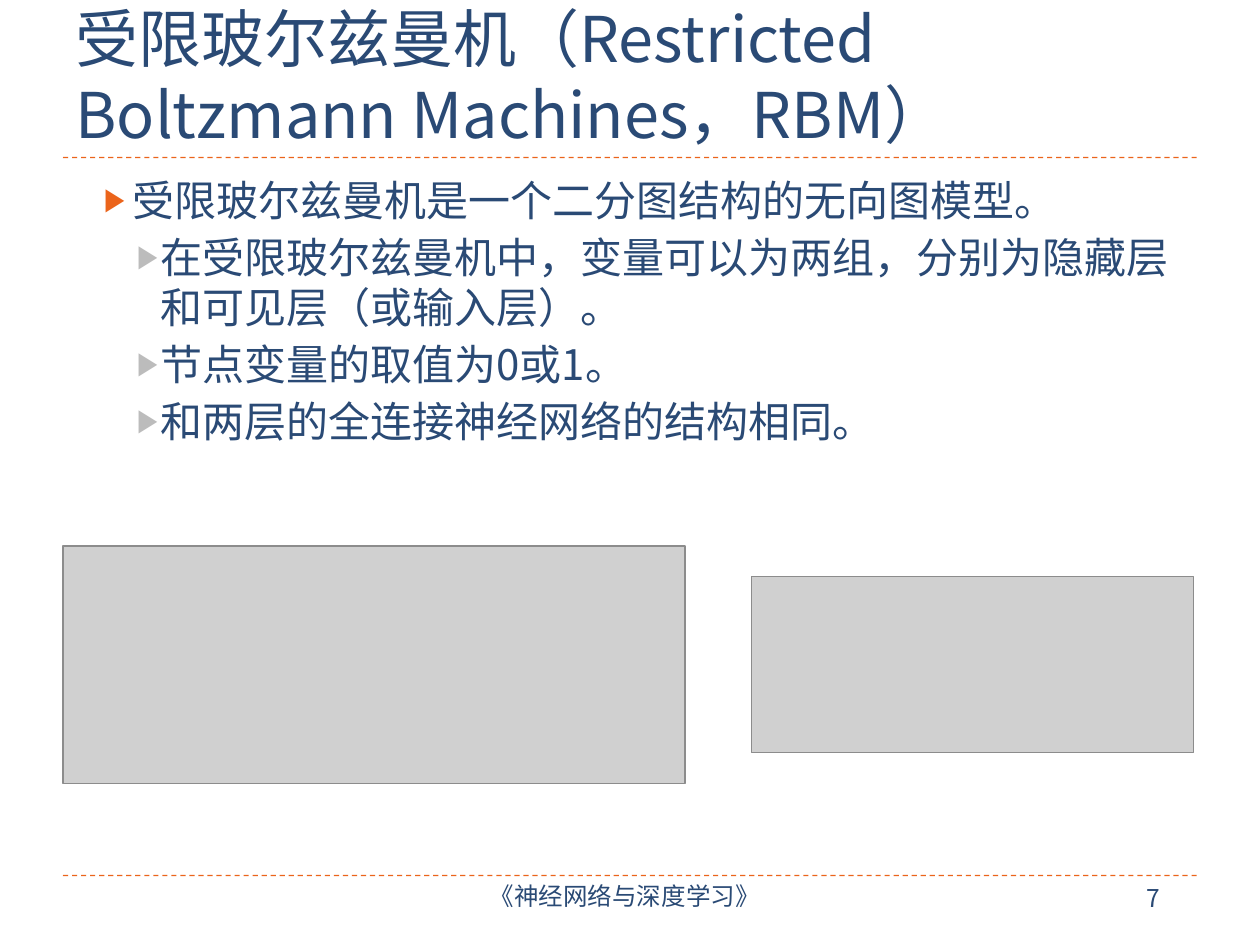
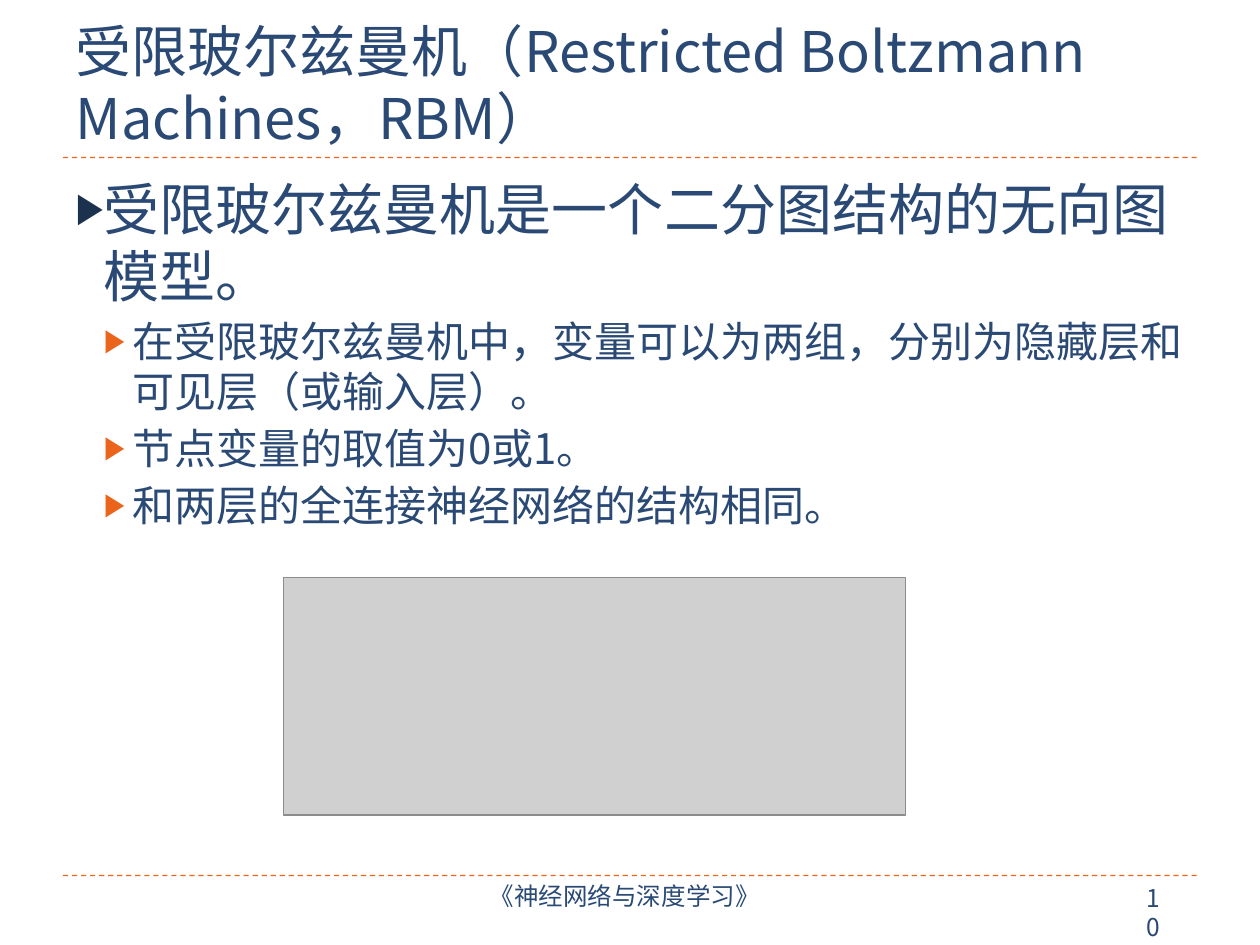
Before and after one commit to nndl/nndl.github.io, a slide deck: slide 10 of ppt/chap-深度信念网络.pptx (slide 7 before the commit). Drawn at 1260x945 pixels with LibreOffice and Linux fonts; fonts in the diff are those of the drawing; grey boxes stand for pictures. Boxes give left, top, right and bottom in pixels: in the first picture for what was removed or moved away, otherwise in the second. Text is boxed around its words. In the diff, an @@ line names an element or a change of style, - is before the commit and + after.

```diff
--- a/ppt/chap-深度信念网络.pptx
+++ b/ppt/chap-深度信念网络.pptx
@@ title "受限玻尔兹曼机（Restricted Boltzmann Machines，RBM）" at box(76, 24, 1086, 145): size 36 to 32 pt @@
@@ text "受限玻尔兹曼机是一个二分图结构的无向图模型。" at box(104, 183, 1182, 525): size 24 to 32 pt in "受限玻尔兹曼机是一个二分图结构的无向图模型。"; list level 2 to 1 in "受限玻尔兹曼机是一个二分图结构的无向图模型。"; bullet colour #EB641B to #1C314E; list level 3 to 2 in "在受限玻尔兹曼机中，变量可以为两组，分别为隐藏层和可见层（或输入层）。"; bullet colour #BCBCBC to #EB641B; list level 3 to 2 in "节点变量的取值为0或1。"; list level 3 to 2 in "和两层的全连接神经网络的结构相同。" @@
@@ picture: place and size @@
-picture at box(63, 546, 685, 784)
+picture at box(284, 577, 906, 815)
@@ picture removed at box(751, 577, 1193, 753) @@
@@ page number at box(1146, 889, 1160, 907): text changed @@
-7
+10
```
Also in this commit, not shown: 4 other slides changed, 11 slides added.
